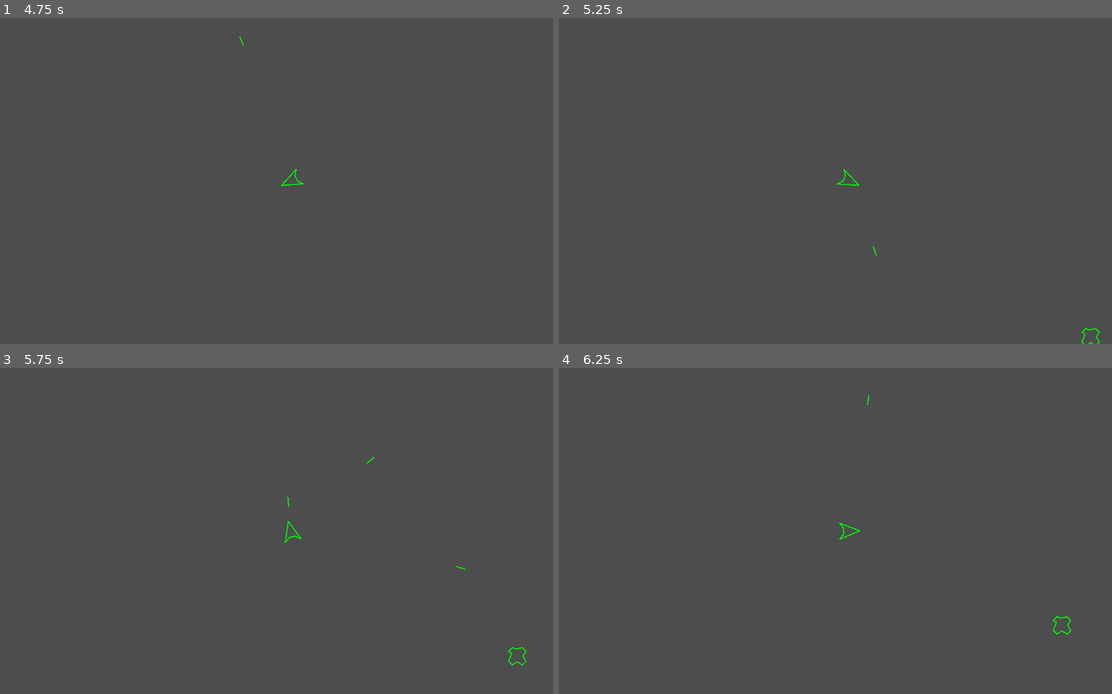
Above: before the commit, frames 1-4 (two rows, left to right).
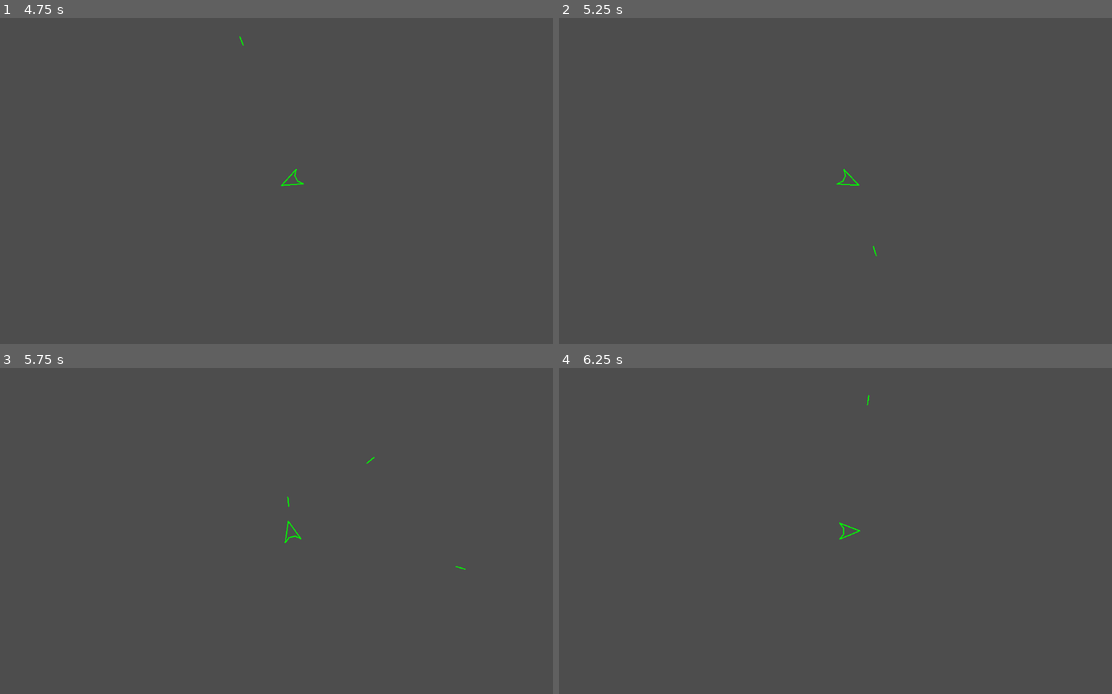
Above: after the commit, the same moments.

Repository: JakeDEsposito/godot-asteroids
Game: Godot game, scene res://scenes/game/game.tscn
The game is run twice, just before and just after one commit, with the same random seed, the same clock (stepped at 60 frames per second) and the same inputs. The project has no main scene, so this scene is started directly. Sound files missing from this copy of the repository are replaced by a short silence.
Inputs:
- Up to frame 1 (4.75 s): tap Enter at 0.5 s; hold D (right) 0.53-1.28 s; hold Space (shoot) 0.53-1.28 s; hold A (left) 1.28-2.03 s; tap Space (shoot) at 1.35, 2.85, 3.5, 4.35 s; hold D (right) 2.03-2.78 s; hold Space (shoot) 2.03-2.78 s; hold W (forward) 2.78-3.53 s; hold Space (shoot) 3.53-4.28 s; hold A (left) from 3.53 s (still down)
- Up to frame 2 (5.25 s): keep holding A (left); hold Space (shoot) from 5.03 s (still down)
- Up to frame 3 (5.75 s): keep holding A (left); keep holding Space (shoot)
- Up to frame 4 (6.25 s): release A (left) at 5.78 s; release Space (shoot) at 5.78 s; hold D (right) from 5.78 s (still down); tap Space (shoot) at 5.85 s

Frame 1 is identical in both runs. In frame 2, less than 0.1% of the frame differs, in the area x 94-98%, y 95-100%; in frame 3, less than 0.1%, in the area x 91-96%, y 85-92%; in frame 4, less than 0.1%.
Error after the commit: Parse Error: Identifier "asteroid" not declared in the current scope. (res://scenes/entities/asteroid/asteroid.gd:31)

Commit message:
Fixed meteoroids having multiple lines

Diff:
--- a/scenes/entities/asteroid/asteroid.gd
+++ b/scenes/entities/asteroid/asteroid.gd
@@ -7,15 +7,13 @@
 
 @export_range(0, MAX_ASTEROID_SIZE) var size: int = randi_range(1, MAX_ASTEROID_SIZE)
 
+@onready var shape: Line2D = %Shape
+
 @onready var collision: CollisionShape2D = %Collision
 @onready var explosion_audio: AudioStreamPlayer = %ExplosionAudio
 
 func _ready() -> void:
-	var asteroid = Line2D.new()
-	asteroid.closed = true
-	asteroid.width = 1
-	asteroid.default_color = Color(0, 255, 0)
-	asteroid.joint_mode = Line2D.LINE_JOINT_ROUND
+	shape.clear_points()
 
 	for i in RESOLUTION:
 		var theta = i * ANGLE_STEP
@@ -28,7 +26,7 @@
 
 			point -= crater.rotated(theta)
 
-		asteroid.add_point(point * 10)
+		shape.add_point(point * 10)
 
 	add_child(asteroid)
 
@@ -38,21 +36,17 @@
 	explosion_audio.play()
 
 	if size > 0:
-		var asteroid_scene: PackedScene = load(scene_file_path)
-
-		var meteoroids: Array[PackedScene] = Array()
-
 		var meteoroids_count := randi_range(1, 3)
 		var angle_step := TAU / meteoroids_count
 
 		for i in meteoroids_count:
 			var theta := i * angle_step
 
-			var asteroid: RigidBody2D = asteroid_scene.instantiate()
-			asteroid.position = Vector2(cos(theta), sin(theta)) * size * 10 + position
-			asteroid.linear_velocity = linear_velocity
+			var asteroid := duplicate(DUPLICATE_USE_INSTANTIATION)
+			asteroid.global_position = Vector2(cos(theta), sin(theta)) * size * 10 + global_position
 			asteroid.apply_force(Vector2.UP.rotated(theta) * randf_range(1, 10))
 
+			get_parent().add_child(asteroid)
 
 	hide()
 	collision.call_deferred("set_disabled", true)
--- a/scenes/entities/asteroid/asteroid.tscn
+++ b/scenes/entities/asteroid/asteroid.tscn
@@ -23,6 +23,13 @@
 unique_name_in_owner = true
 shape = SubResource("CircleShape2D_gdxib")
 
+[node name="Shape" type="Line2D" parent="."]
+unique_name_in_owner = true
+closed = true
+width = 1.0
+default_color = Color(0, 1, 0, 1)
+joint_mode = 2
+
 [node name="ExplosionAudio" type="AudioStreamPlayer" parent="."]
 unique_name_in_owner = true
 stream = SubResource("AudioStreamRandomizer_v7jxw")
